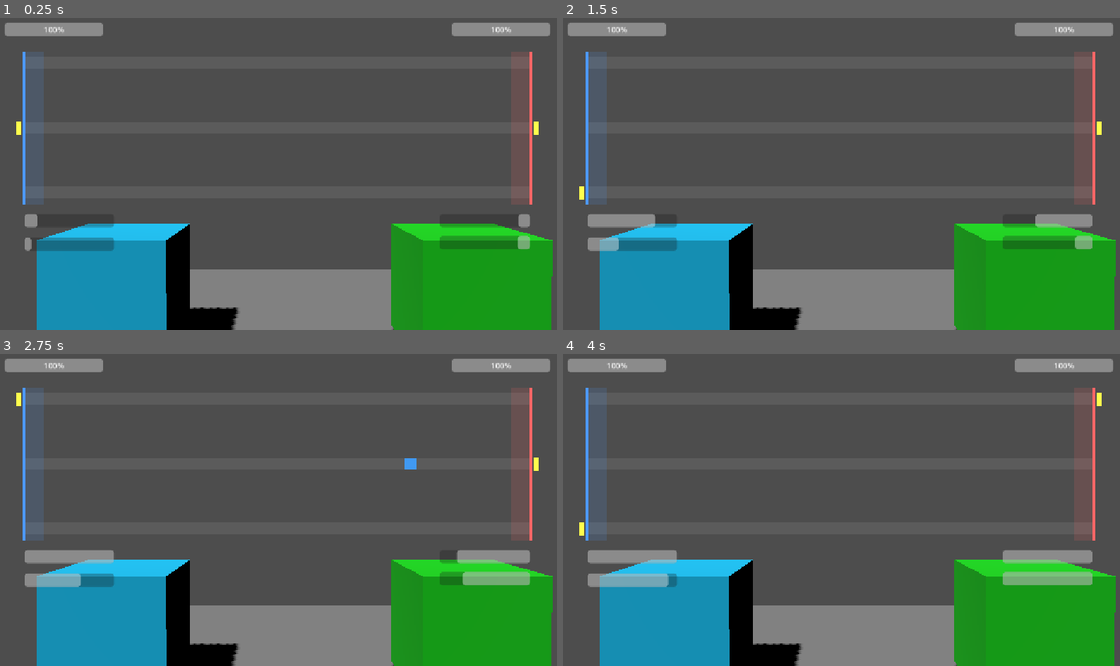
Above: before the commit, frames 1-4 (two rows, left to right).
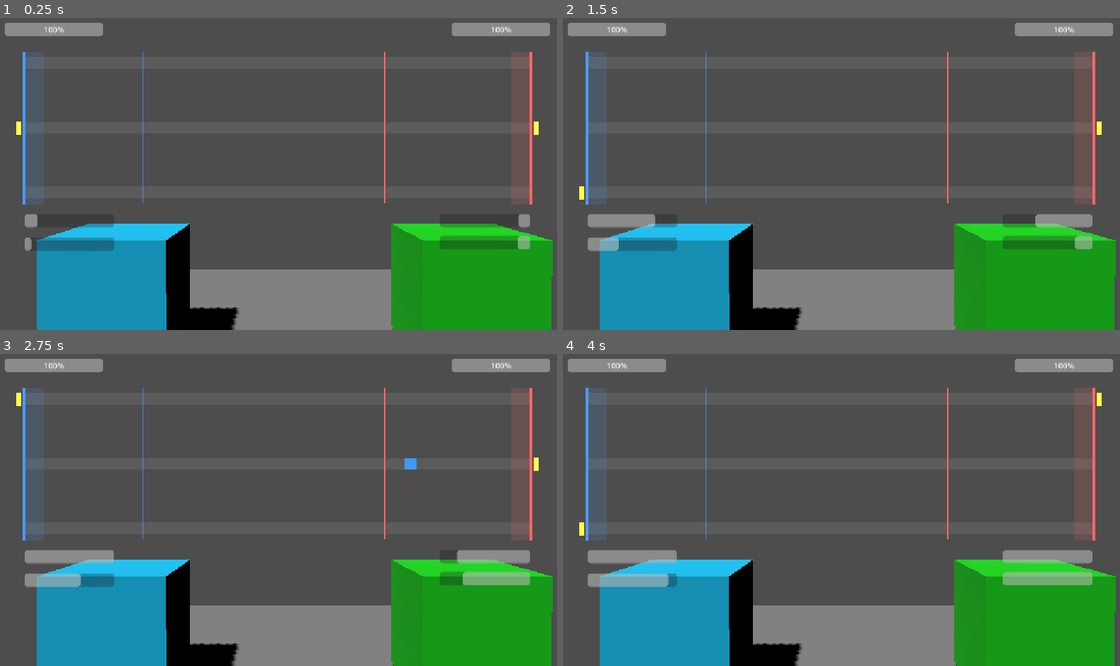
Above: after the commit, the same moments.

Repository: Raphael-Gregori/JamJam
Game: Godot game, scene res://main_scene.tscn
Two runs of this game, one before a commit and one after it. Both use one fixed random seed, a clock stepped at 60 frames per second and the inputs below.
Inputs:
- Up to frame 1 (0.25 s): no input
- Up to frame 2 (1.5 s): hold W (lane_select_up) 0.53-1.28 s; hold Left (P2_combat_action_fast) 0.53-1.28 s; hold S (lane_select_down) from 1.28 s (still down); tap Keypad 0 (P2_combat_dodge) at 1.35 s
- Up to frame 3 (2.75 s): release S (lane_select_down) at 2.03 s; hold W (lane_select_up) from 2.03 s (still down); hold Right (P2_combat_parry) from 2.03 s (still down)
- Up to frame 4 (4 s): release Right (P2_combat_parry) at 2.78 s; tap Down (P2_lane_select_down) at 2.85 s; release W (lane_select_up) at 3.53 s; hold S (lane_select_down) from 3.53 s (still down); hold Keypad 8 (P2_lane_select_up) from 3.53 s (still down)

The runs differ from the first frame. In frame 1, 0.2% of the frame differs, in the area x 25-70%, y 10-60%; in frame 2, 0.2%; in frame 3, 0.2%; in frame 4, 0.2%.

Commit message:
Update main_scene.tscn
defense line

Diff:
--- a/jamjam_godot_project/nouveau-projet-de-jeu/main_scene.tscn
+++ b/jamjam_godot_project/nouveau-projet-de-jeu/main_scene.tscn
@@ -127,6 +127,15 @@
 mouse_filter = 2
 color = Color(0.3, 0.6, 1, 0.15)
 
+[node name="DefenseLine" type="ColorRect" parent="CombatHUD/Root" unique_id=140261946]
+layout_mode = 0
+offset_left = 300.0
+offset_top = 78.0
+offset_right = 303.0
+offset_bottom = 390.0
+mouse_filter = 2
+color = Color(0.3019608, 0.6, 1, 0.7882353)
+
 [node name="PlayerHitbox" type="ColorRect" parent="CombatHUD/Root" unique_id=2001000009]
 layout_mode = 0
 offset_left = 56.0
@@ -153,6 +162,15 @@
 offset_bottom = 390.768
 mouse_filter = 2
 color = Color(1, 0.4, 0.4, 0.15)
+
+[node name="EnemyDefenseLine" type="ColorRect" parent="CombatHUD/Root" unique_id=744517162]
+layout_mode = 0
+offset_left = 793.0
+offset_top = 78.384
+offset_right = 796.0
+offset_bottom = 390.384
+mouse_filter = 2
+color = Color(1, 0.4, 0.4, 1)
 
 [node name="LaneSelector" type="ColorRect" parent="CombatHUD/Root" unique_id=2001000011]
 layout_mode = 0
